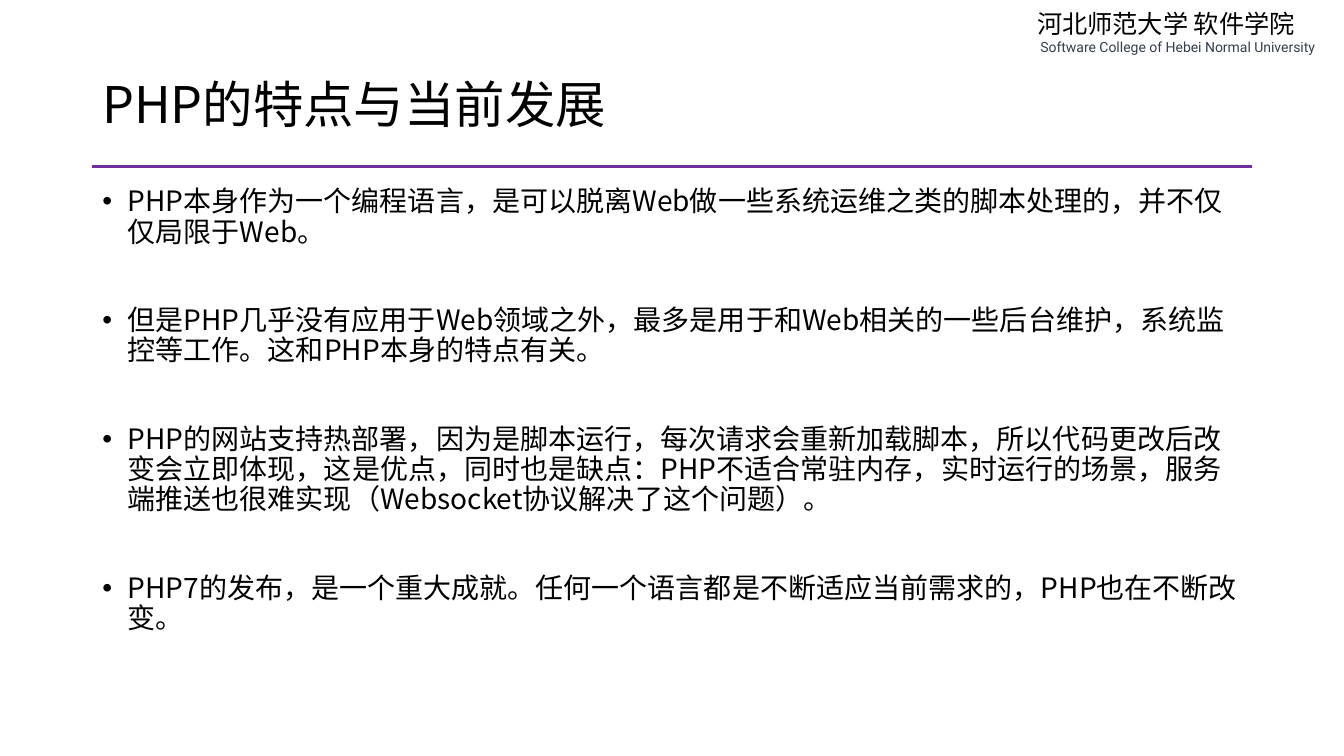
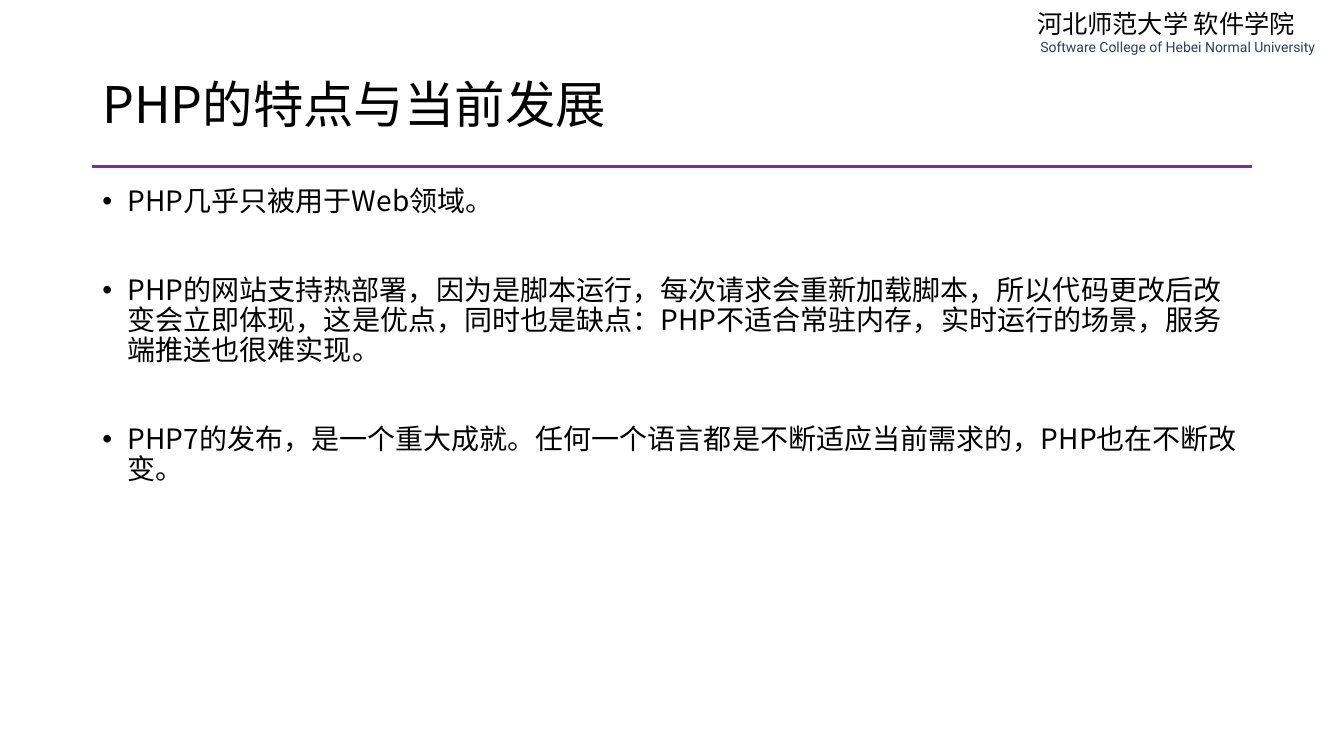
Before and after one commit to edu2act/course-php-serverside-development-on-linux, a slide deck: slide 5 of materials/slides/ch01-review-and-linux.pptx. Drawn at 1344x756 pixels with LibreOffice and Linux fonts; fonts in the diff are those of the drawing. Boxes give left, top, right and bottom in pixels: in the first picture for what was removed or moved away, otherwise in the second. Text is boxed around its words. In the diff, an @@ line names an element or a change of style, - is before the commit and + after.

```diff
--- a/materials/slides/ch01-review-and-linux.pptx
+++ b/materials/slides/ch01-review-and-linux.pptx
@@ text at (x1=128, y1=187, x2=1222, y2=363): text changed @@
-• PHP本身作为一个编程语言，是可以脱离Web做一些系统运维之类的脚本处理的，并不仅仅局限于Web。
-• 但是PHP几乎没有应用于Web领域之外，最多是用于和Web相关的一些后台维护，系统监控等工作。这和PHP本身的特点有关。
-• PHP的网站支持热部署，因为是脚本运行，每次请求会重新加载脚本，所以代码更改后改变会立即体现，这是优点，同时也是缺点：PHP不适合常驻内存，实时运行的场景，服务端推送也很难实现（Websocket协议解决了这个问题）。
+• PHP几乎只被用于Web领域。
+• PHP的网站支持热部署，因为是脚本运行，每次请求会重新加载脚本，所以代码更改后改变会立即体现，这是优点，同时也是缺点：PHP不适合常驻内存，实时运行的场景，服务端推送也很难实现。
```
Also in this commit, not shown: 3 other slides changed, 15 slides added, 3 slides removed, 2 other files.
